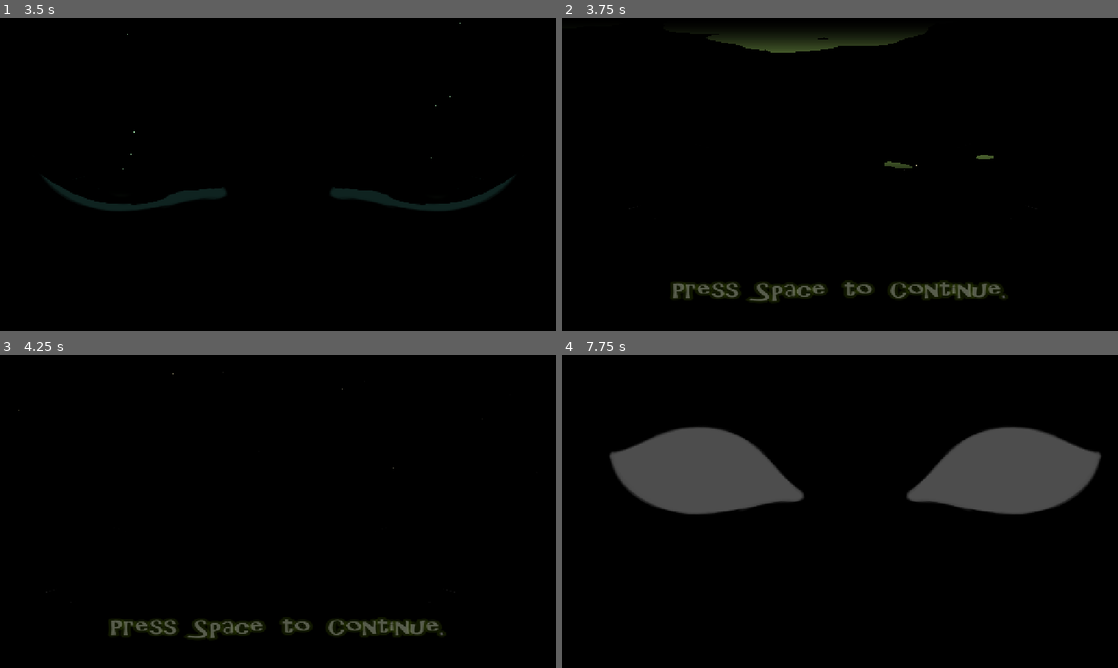
Above: before the commit, frames 1-4 (two rows, left to right).
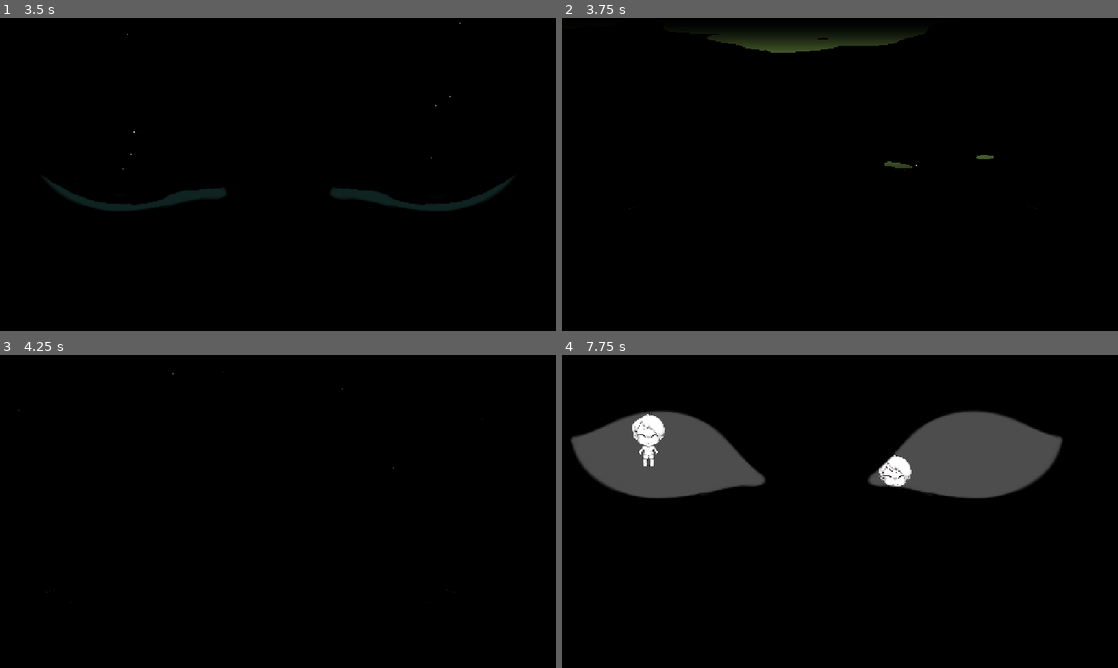
Above: after the commit, the same moments.

Repository: ACristoff/latechjam9
Game: Godot game, scene res://Game/Lib/Game_Manager/game_manager.tscn
Two runs of this game, one before a commit and one after it. Both use one fixed random seed, a clock stepped at 60 frames per second and the inputs below. The engine's default icon, where the game draws it, is replaced by a stand-in: a white triangle on a blue panel in a dark square. Sound files missing from this copy of the repository are replaced by a short silence.
Inputs (mouse positions are in pixels of both pictures, inside the frame that each line leads up to):
- Up to frame 1 (3.5 s): click "Start" at 0.5 s; tap Space (interact) at 1.25, 1.35, 2, 2.1, 2.75, 2.85 s; move the mouse to (400, 158) at 1.27 s; move the mouse to (166, 190) at 2.02 s; move the mouse to (333, 105) at 2.77 s
- Up to frame 2 (3.75 s): tap Space (interact) at 3.5, 3.6 s; move the mouse to (812, 237) at 3.52 s
- Up to frame 3 (4.25 s): no input
- Up to frame 4 (7.75 s): tap Space (interact) at 4.25, 4.35, 5, 5.1, 5.85, 6.6, 7.35 s; move the mouse to (1006, 558) at 4.27 s; move the mouse to (673, 464) at 5.02 s; move the mouse to (867, 511) at 5.77 s; move the mouse to (756, 433) at 6.52 s; move the mouse to (962, 495) at 7.27 s

Frame 1 is identical in both runs. In frame 2, 1.5% of the frame differs, in the area x 19-80%, y 84-91%; in frame 3, 1.5%; in frame 4, 10%, in the area x 1-97%, y 17-51%.
Error before the commit: Attempt to call function 'play' in base 'null instance' on a null instance. (res://Game/UI/eyes_overlay.gd:133)

Commit message:
thoughts

Diff:
--- a/Assets/Shaders/thought_bubble.tscn
+++ b/Assets/Shaders/thought_bubble.tscn
@@ -72,6 +72,18 @@
 "transitions": PackedFloat32Array(1, 1),
 "update": 0,
 "values": [20.0, 20.0]
+}
+tracks/4/type = "value"
+tracks/4/imported = false
+tracks/4/enabled = true
+tracks/4/path = NodePath("Label2:modulate")
+tracks/4/interp = 1
+tracks/4/loop_wrap = true
+tracks/4/keys = {
+"times": PackedFloat32Array(0),
+"transitions": PackedFloat32Array(1),
+"update": 0,
+"values": [Color(1, 1, 1, 0.298039)]
 }
 
 [sub_resource type="Animation" id="Animation_7k2af"]
@@ -320,6 +332,18 @@
 "update": 0,
 "values": [Vector2(1, 1e-05)]
 }
+tracks/1/type = "value"
+tracks/1/imported = false
+tracks/1/enabled = true
+tracks/1/path = NodePath("Label2:modulate")
+tracks/1/interp = 1
+tracks/1/loop_wrap = true
+tracks/1/keys = {
+"times": PackedFloat32Array(0),
+"transitions": PackedFloat32Array(1),
+"update": 0,
+"values": [Color(1, 1, 1, 0.298039)]
+}
 
 [sub_resource type="Animation" id="Animation_7k211"]
 resource_name = "showtext"
@@ -334,6 +358,18 @@
 "transitions": PackedFloat32Array(0.258816, 1, 1),
 "update": 0,
 "values": [Vector2(1, 1e-05), Vector2(1, 1.325), Vector2(1, 1)]
+}
+tracks/1/type = "value"
+tracks/1/imported = false
+tracks/1/enabled = true
+tracks/1/path = NodePath("Label2:modulate")
+tracks/1/interp = 1
+tracks/1/loop_wrap = true
+tracks/1/keys = {
+"times": PackedFloat32Array(0.68, 1),
+"transitions": PackedFloat32Array(1, 1),
+"update": 0,
+"values": [Color(1, 1, 1, 0), Color(1, 1, 1, 0.52549)]
 }
 
 [sub_resource type="AnimationLibrary" id="AnimationLibrary_7k2af"]
@@ -409,6 +445,7 @@
 one_shot = true
 
 [node name="Label2" type="Label" parent="."]
+visible = false
 modulate = Color(1, 1, 1, 0.298039)
 layout_mode = 1
 anchors_preset = 15
--- a/Game/UI/eyes_overlay.gd
+++ b/Game/UI/eyes_overlay.gd
@@ -23,6 +23,8 @@
 @onready var have: AudioStreamPlayer2D = $HAVE
 @onready var dont: AudioStreamPlayer2D = $DONT
 @onready var canvas_layer: CanvasLayer = $CanvasLayer
+@onready var music: AudioStreamPlayer2D = $music
+
 
 var len2
 var len3
@@ -46,7 +48,7 @@
 		dont_have_it()
 
 func have_it():
-	$AudioStreamPlayer2D.stop()
+	music.stop()
 	have_mode = true
 	label.visible_ratio = 0
 	label_2.visible_ratio = 0
@@ -66,7 +68,7 @@
 	timer_1.start()
 
 func dont_have_it():
-	$AudioStreamPlayer2D.stop()
+	music.stop()
 	have_mode = false
 	label.visible_ratio = 0
 	label_2.visible_ratio = 0
@@ -130,7 +132,7 @@
 func _on_animation_player_animation_finished(anim_name: StringName) -> void:
 	if anim_name == "End":
 		blink.play("Open")
-		$AudioStreamPlayer2D.play()
+		music.play()
 		eyes_open.emit()
 	if anim_name == "Reveal":
 		if have_mode == true:
--- a/Game/UI/score_tracker.gd
+++ b/Game/UI/score_tracker.gd
@@ -45,7 +45,7 @@
 		var score_head = HEAD.instantiate()
 		add_child(score_head)
 		score_head.global_position = head_spawn.global_position
-		await get_tree().create_timer(2).timeout
+		await get_tree().create_timer(6).timeout
 		next_level()
 		if ticker == true:
 			score_head.ticker = true
@@ -65,7 +65,7 @@
 	var score_head = HEAD.instantiate()
 	add_child(score_head)
 	score_head.global_position = head_spawn.global_position
-	await get_tree().create_timer(2).timeout
+	await get_tree().create_timer(6).timeout
 	next_level()
 
 func next_level():
--- a/Game/UI/stop_watch.tscn
+++ b/Game/UI/stop_watch.tscn
@@ -3,6 +3,21 @@
 [ext_resource type="Script" uid="uid://nxiab0jsym00" path="res://Game/UI/stop_watch.gd" id="1_svk0l"]
 [ext_resource type="Texture2D" uid="uid://dwymr24cv1ql4" path="res://Assets/UI/StopWatch.png" id="1_u66o8"]
 [ext_resource type="FontFile" uid="uid://cl2ijrhyif4vb" path="res://Assets/Fonts/GilligansIsland-eJPm.ttf" id="2_svk0l"]
+
+[sub_resource type="Animation" id="Animation_pd1mw"]
+length = 0.001
+tracks/0/type = "value"
+tracks/0/imported = false
+tracks/0/enabled = true
+tracks/0/path = NodePath("StopWatch:rotation")
+tracks/0/interp = 1
+tracks/0/loop_wrap = true
+tracks/0/keys = {
+"times": PackedFloat32Array(0),
+"transitions": PackedFloat32Array(1),
+"update": 0,
+"values": [0.0]
+}
 
 [sub_resource type="Animation" id="Animation_svk0l"]
 resource_name = "wiggle"
@@ -19,21 +34,6 @@
 "transitions": PackedFloat32Array(1, 1, 1, 1, 1),
 "update": 0,
 "values": [0.0, -0.174533, 0.0, 0.174533, 0.0]
-}
-
-[sub_resource type="Animation" id="Animation_pd1mw"]
-length = 0.001
-tracks/0/type = "value"
-tracks/0/imported = false
-tracks/0/enabled = true
-tracks/0/path = NodePath("StopWatch:rotation")
-tracks/0/interp = 1
-tracks/0/loop_wrap = true
-tracks/0/keys = {
-"times": PackedFloat32Array(0),
-"transitions": PackedFloat32Array(1),
-"update": 0,
-"values": [0.0]
 }
 
 [sub_resource type="AnimationLibrary" id="AnimationLibrary_pd1mw"]
--- a/Game/eyes_overlay.tscn
+++ b/Game/eyes_overlay.tscn
@@ -6,12 +6,13 @@
 [ext_resource type="PackedScene" uid="uid://cw47gyifskwa5" path="res://Assets/Shaders/thought_bubble.tscn" id="3_lg1uy"]
 [ext_resource type="Theme" uid="uid://beck8eg6c6gpp" path="res://Assets/Themes/DemonText.tres" id="5_35ci4"]
 [ext_resource type="AudioStream" uid="uid://cfuyh3w8l45by" path="res://Assets/Audio/SFX/EYES_DEMON_WHISPER_1.mp3" id="7_7qflp"]
-[ext_resource type="Shader" path="res://Assets/Shaders/static.gdshader" id="7_vdb7j"]
+[ext_resource type="Shader" uid="uid://de21x4thoyp6w" path="res://Assets/Shaders/static.gdshader" id="7_vdb7j"]
 [ext_resource type="AudioStream" uid="uid://08ijuxfogdjv" path="res://Assets/Audio/SFX/EYES_DEMON_WHISPER_2.mp3" id="8_e8ecm"]
 [ext_resource type="AudioStream" uid="uid://c8b340bdjwnii" path="res://Assets/Audio/SFX/grand-rise-and-fall-noise.mp3" id="8_lagbl"]
 [ext_resource type="AudioStream" uid="uid://teq1euupvg17" path="res://Assets/Audio/SFX/EYES_DEMON_WHISPER_3.mp3" id="9_uf41v"]
 [ext_resource type="AudioStream" uid="uid://dohyat76bq1ti" path="res://Assets/Audio/SFX/HAVE(4).mp3" id="10_3gnw5"]
 [ext_resource type="AudioStream" uid="uid://bjajvtke3rbxg" path="res://Assets/Audio/SFX/Keyboard Slam.mp3" id="12_e8ecm"]
+[ext_resource type="AudioStream" uid="uid://dmtis28pltixm" path="res://Assets/Audio/SFX/Eyes.mp3" id="13_uf41v"]
 
 [sub_resource type="Animation" id="Animation_ooq33"]
 resource_name = "Blink"
@@ -425,6 +426,9 @@
 [node name="DONT" type="AudioStreamPlayer2D" parent="."]
 stream = ExtResource("12_e8ecm")
 
+[node name="music" type="AudioStreamPlayer2D" parent="."]
+stream = ExtResource("13_uf41v")
+
 [connection signal="animation_finished" from="Blink" to="." method="_on_blink_animation_finished"]
 [connection signal="timeout" from="CanvasLayer/Label/Timer1" to="." method="_on_timer_1_timeout"]
 [connection signal="pressed" from="CanvasLayer/Label/Button" to="." method="_on_button_pressed"]
Not shown: 1 places in Game/UI/score.tscn that only renumber resources
Not shown: 1 places in Game/World/pip_world.tscn that only renumber resources
Not shown: 1 places in Game/eyes_overlay.tscn that only renumber resources
